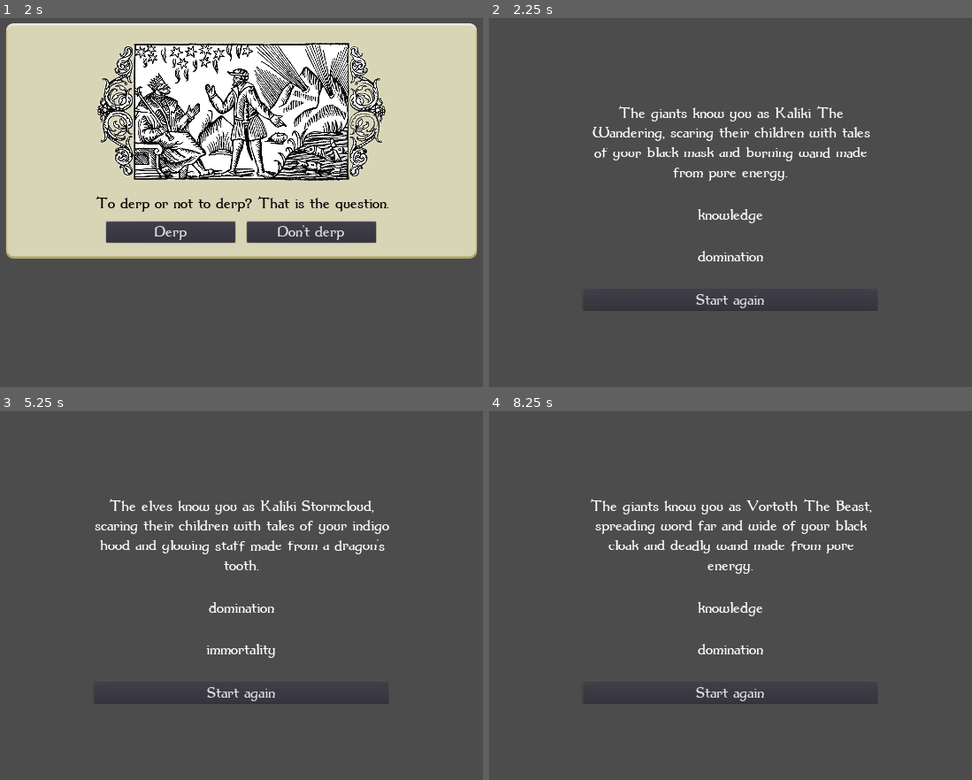
Above: before the commit, frames 1-4 (two rows, left to right).
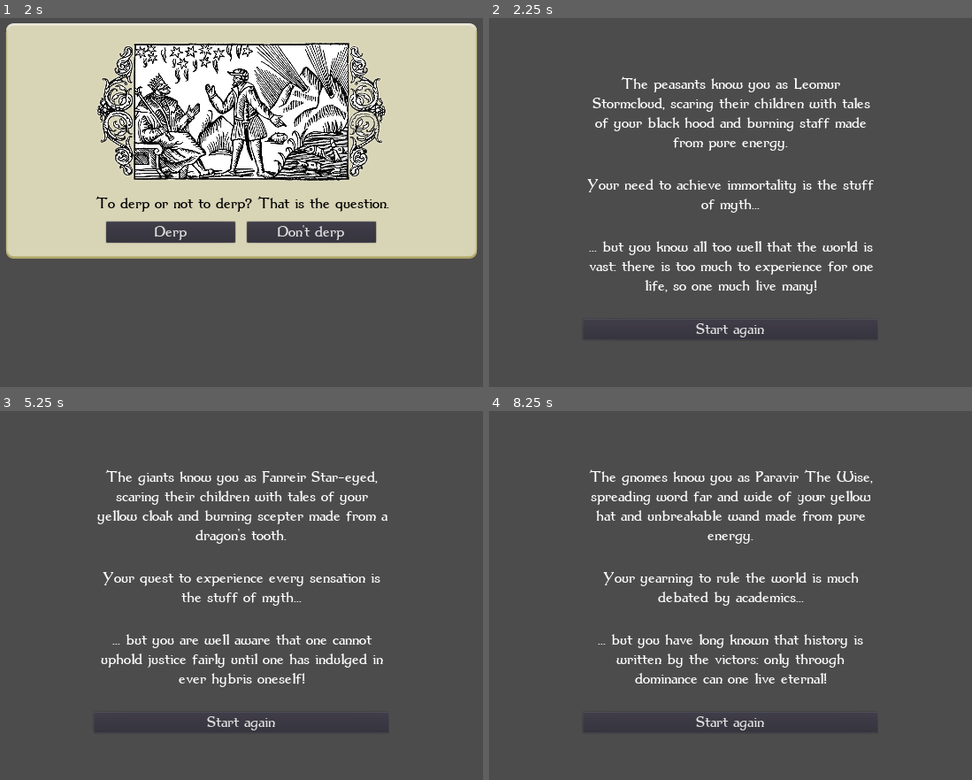
Above: after the commit, the same moments.

Repository: wilbefast/MeddlesomeMages
Game: Godot game, scene res://scenes/Main.tscn
Two runs of this game, one before a commit and one after it. Both use one fixed random seed, a clock stepped at 60 frames per second and the inputs below.
Inputs (mouse positions are in pixels of both pictures, inside the frame that each line leads up to):
- Up to frame 1 (2 s): tap Enter at 0.5 s; drag from (241, 206) to (313, 121) at 0.52 s; click "Abandon hope" at 1.25 s
- Up to frame 2 (2.25 s): click "Derp" at 2 s
- Up to frame 3 (5.25 s): click "Start again" at 2.75 s; tap Enter at 3.5 s; drag from (101, 621) to (207, 680) at 3.52 s; click "Don't derp" at 4.25 s; click "Abandon hope" at 5 s
- Up to frame 4 (8.25 s): click "Start again" at 5.75 s; tap Enter at 6.5 s; move the mouse to (802, 514) at 6.52 s; click (802, 514) at 6.67 s; click "Derp" at 7.25 s; click "Abandon hope" at 8 s

Frame 1 is identical in both runs. In frame 2, 6.6% of the frame differs, in the area x 19-81%, y 15-87%; in frame 3, 6.7%; in frame 4, 6.6%.

Commit message:
initial game over screen with fluff text

Diff:
--- a/GodotProject/resources/Database.gd
+++ b/GodotProject/resources/Database.gd
@@ -7,6 +7,9 @@
 	"justice",
 	"sensation"
 ]
+
+func _init():
+	randomize()
 
 var dilemmas = [
 	DilemmaData.new({
--- a/GodotProject/scenes/Main.tscn
+++ b/GodotProject/scenes/Main.tscn
@@ -9,11 +9,13 @@
 script = ExtResource( 1 )
 
 [node name="Dilemma" parent="." instance=ExtResource( 2 )]
+visible = false
 margin_bottom = 40.0
 
 [node name="Title" parent="." instance=ExtResource( 3 )]
 
 [node name="GameOver" parent="." instance=ExtResource( 4 )]
+visible = false
 [connection signal="on_resolved" from="Dilemma" to="." method="next_dilemma"]
 [connection signal="on_start" from="Title" to="." method="start_game"]
 [connection signal="on_restart" from="GameOver" to="." method="restart"]
--- a/GodotProject/scripts/GameOver.gd
+++ b/GodotProject/scripts/GameOver.gd
@@ -11,7 +11,7 @@
 
 var _attributes
 func sort_attributes(a, b):
-	if _attributes[a] < _attributes[b]:
+	if _attributes[a] > _attributes[b]:
 		return true
 
 func generate_text(attributes : Dictionary):
@@ -33,22 +33,59 @@
 
 func _generate_quest_text(attribute_names : Array) -> String:
 	# "Your quest to leave your mark on the world is the stuff of legend."
-	return attribute_names[0]
+	var result = "Your %s to %s is %s..."
+	result = result % _get_random(["quest", "objective_" + attribute_names[1], "awesome"])
+	return result
 
 func _generate_wisdom_text(attribute_names : Array) -> String:
-	# "But you know all too well that history is written by the victors: only through power can one live eternal."
-		return attribute_names[1]
+	# "But you know all too well that history is written by the victors: only through power can one live eternal!"
+	var result = "... but you %s that %s!"
+	result = result % _get_random(["know", "wisdom_" + attribute_names[1] + "_" + attribute_names[0]])
+	return result
 
 var _thesaurus = {
-	"race" : ["elves", "dwarves", "giants", "goblins", "gnomes", "trolls"],
-	"name" : ["Meldrick", "Zalthar", "Kaliki", "Belux", "Alteir", "Xana", "Wiltred", "Vortoth", "Fandun", "Gelidan"],
-	"epithet" : ["Hawkeye", "The Wise", "The Wandering", "The Beast", "Stormcloud", "Undefeated"],
+	"race" : ["elves", "dwarves", "southerners", "northmen", "halfings", "peasants", "fae", "gnomes", "giants"],
+	"name" : ["Meldrick", "Zalthar", "Kalista", "Belux", "Alteir", "Xana", "Wiltred",
+			"Vortoth", "Fanreir", "Gelidan", "Chalivon", "Davile", "Eilthir", "Holdar",
+			"Ilithan", "Jormuna", "Leomur", "Moragel", "Ovitt", "Paravir", "Queltir",
+			"Rothquis", "Selimond", "Talbur", "Ultheir", "Yaltan"],
+	"epithet" : ["Hawkeye", "The Wise", "The Wandering", "The Beast", "Stormcloud", "The Undefeated", "Blackguard", "Star-eyed"],
 	"legend" : ["speaking in hushed tones", "scaring their children with tales", "spreading word far and wide"],
 	"colour" : ["red", "orange", "yellow", "white", "green", "blue", "indigo", "purple", "black", "grey", "black", "brown"],
-	"clothes" : ["rags", "robes", "hood", "cloak", "mask", "hat"],
+	"clothes" : ["rags", "robes", "hood", "cloak", "mask", "hat", "boots", "mantel"],
 	"quality" : ["mighty", "deadly", "glowing", "burning", "hypnotic", "unbreakable"],
-	"tool" : ["wand", "staff", "spear", "club", "rod"],
-	"material" : ["a dragon's tooth", "an ancient oak", "a fallen star", "pure energy"]
+	"tool" : ["wand", "staff", "spear", "club", "rod", "scepter"],
+	"material" : ["a dragon's tooth", "an ancient oak", "a fallen star", "pure energy"],
+	"quest" : ["quest", "mission", "desire", "aspiration", "wish", "thirst", "need", "will", "yearning"],
+	"objective_domination" : [ "rule the world", "acquire power", "reign over men" ],
+	"objective_immortality" : [ "live forever", "be remembered", "achieve immortality" ],
+	"objective_knowledge" : [ "achieve enlightenment", "acquire knowledge", "understand the universe" ],
+	"objective_justice" : [ "protect the innocent", "punish the guilty", "uphold justice" ],
+	"objective_sensation" : [ "wallow in hedonism", "experience every sensation", "live passionately"],
+	"awesome" : ["nothing short of legendary", "the stuff of legend", "the stuff of myth",
+				"often misunderstood", "much debated by academics", "sung by the bards",
+				"the subject of many a ballad", "the inspiration for much epic poetry"],
+	"know" : ["know all too well", "have come to understand", "have long known", "are well aware"],
+	"wisdom_domination_immortality" : ["history is written by the victors: only through dominance can one live eternal"],
+	"wisdom_domination_knowledge" : ["the doors of enlightenment must be forced open: one must have power"],
+	"wisdom_domination_justice" : ["for justice to be upheld in the world a good person must rule it with an iron grip"],
+	"wisdom_domination_sensation" : ["only an undisputed ruler is free to experience every sensation they crave"],
+	"wisdom_immortality_domination" : ["he or she who lives eternal is free to pursue power, and welcomed by the masses"],
+	"wisdom_immortality_knowledge" : ["a mortal can only learn so much: to learn every secret one must seek immortality"],
+	"wisdom_immortality_justice" : ["the rule of law must be eternal, unbending, and so must its avatar"],
+	"wisdom_immortality_sensation" : ["the world is vast: there is too much to experience for one life, so one much live many"],
+	"wisdom_knowledge_domination" : ["knowledge is power: in the end the philosophers will be kings, and you first amongst them"],
+	"wisdom_knowledge_immortality" : ["immortality is beyond the reach of all but the very wise: long study is necessary"],
+	"wisdom_knowledge_justice" : ["to pursue justice you must first understand the consequences of every crime and punishment"],
+	"wisdom_knowledge_sensation" : ["true ecstasy comes from the mind, not the body: only the wise truly appreciate their freedom"],
+	"wisdom_justice_domination" : ["to rule one must be loved, and to be loved one must be seen to be righteous"],
+	"wisdom_justice_immortality" : ["those who uphold justice live eternal, for men may die but the law lives on"],
+	"wisdom_justice_knowledge" : ["only the impartial judge can ever hope to uncover the truth of the world"],
+	"wisdom_justice_sensation" : ["all good men and women should be left free to indulge in the pleasures that this world has to offer"],
+	"wisdom_sensation_domination" : ["the greatest of pleasures is to rule over others: to see them cover before you"],
+	"wisdom_sensation_immortality" : ["when our cries of ecstasy reach the gods, only then do we achieve immortality"],
+	"wisdom_sensation_knowledge" : ["there is truth in the intensity of sensation that cannot be found in reason"],
+	"wisdom_sensation_justice" : ["one cannot uphold justice fairly until one has indulged in ever hybris oneself"]
 }
 
 func _get_random(args : Array) -> Array:
--- a/GodotProject/scripts/Main.gd
+++ b/GodotProject/scripts/Main.gd
@@ -34,7 +34,8 @@
 	# update model
 	print("Chose option ", option_data.title)
 	for key in option_data.attribute_modifiers:
-		attributes[key] += option_data.attribute_modifiers[key]
+#		attributes[key] += option_data.attribute_modifiers[key]
+		attributes[key] += randi()
 		print(key, " now has value ", attributes[key])
 	chosen_options.push_back(option_data.title)
 	var new_dilemma = dilemmas.pop_front()
